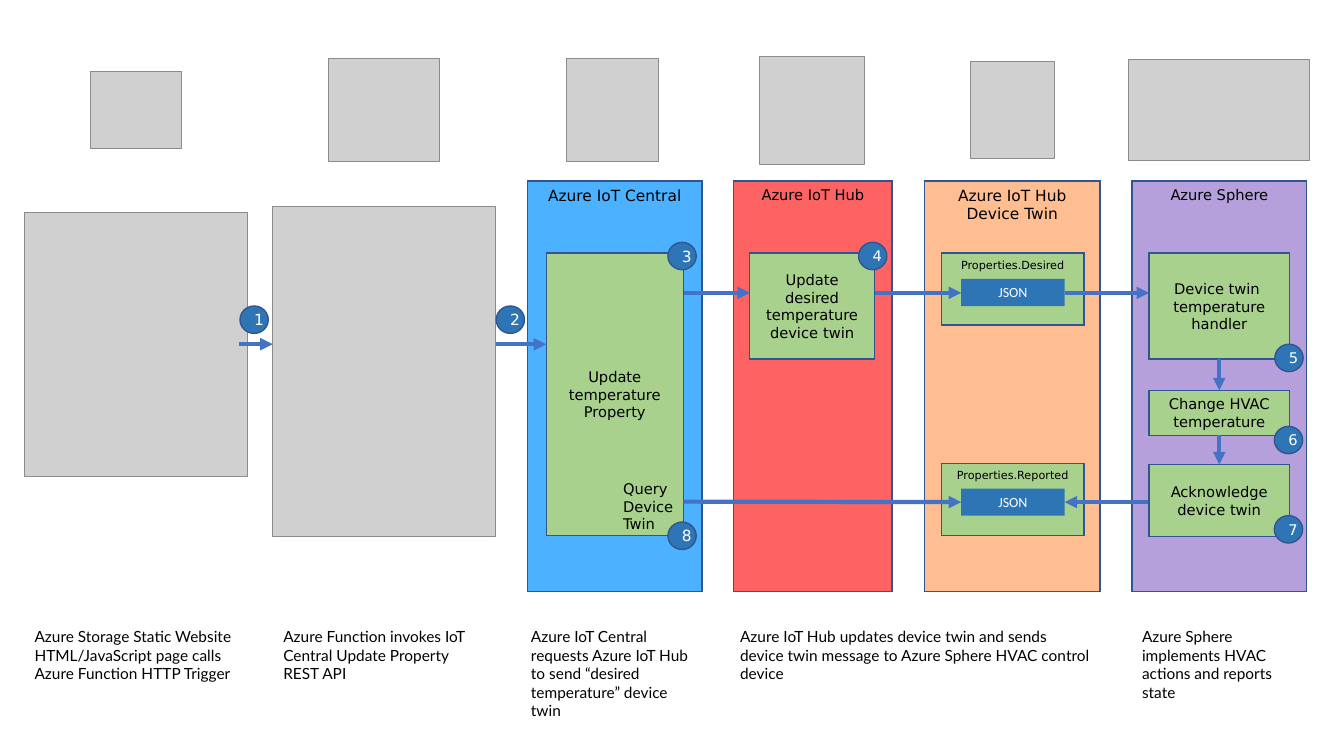
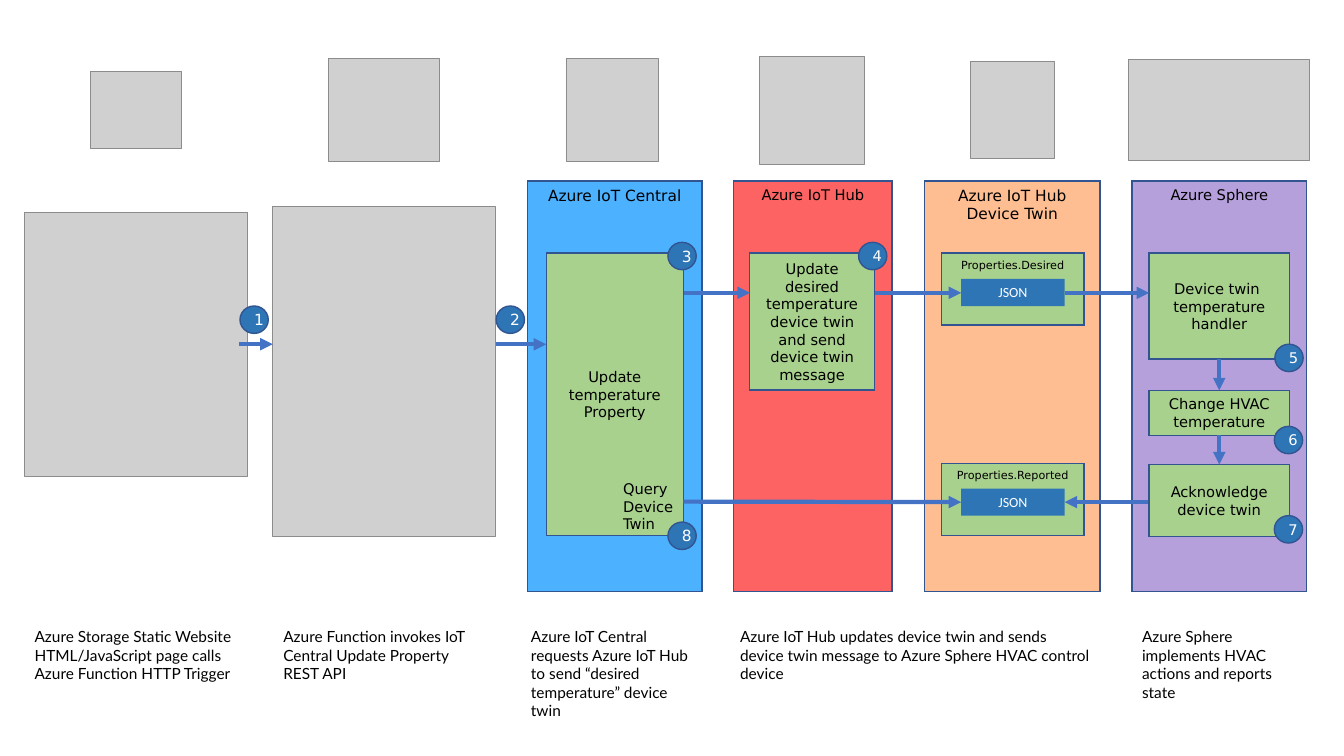
Before and after one commit to gloveboxes/Azure-Sphere-Learning-Path, a slide deck: slide 1 of samples/IoT_Central_REST_Hvac_Control/Hvac.Control.JavaScript.REST.Client/architecture.pptx. Drawn at 1344x756 pixels with LibreOffice and Linux fonts; fonts in the diff are those of the drawing; grey boxes stand for pictures; background and template pictures are left out. Boxes give left, top, right and bottom in pixels: in the first picture for what was removed or moved away, otherwise in the second. Text is boxed around its words. In the diff, an @@ line names an element or a change of style, - is before the commit and + after.

```diff
--- a/samples/IoT_Central_REST_Hvac_Control/Hvac.Control.JavaScript.REST.Client/architecture.pptx
+++ b/samples/IoT_Central_REST_Hvac_Control/Hvac.Control.JavaScript.REST.Client/architecture.pptx
@@ rectangle "Update desired temperature" resized from (x1=750, y1=253, x2=875, y2=359) to (x1=750, y1=253, x2=875, y2=390) @@
@@ text in rectangle at (x1=770, y1=316, x2=854, y2=383): text changed @@
-device twin
+device twin and send device twin message
```
Also in this commit, not shown: 1 other file.
